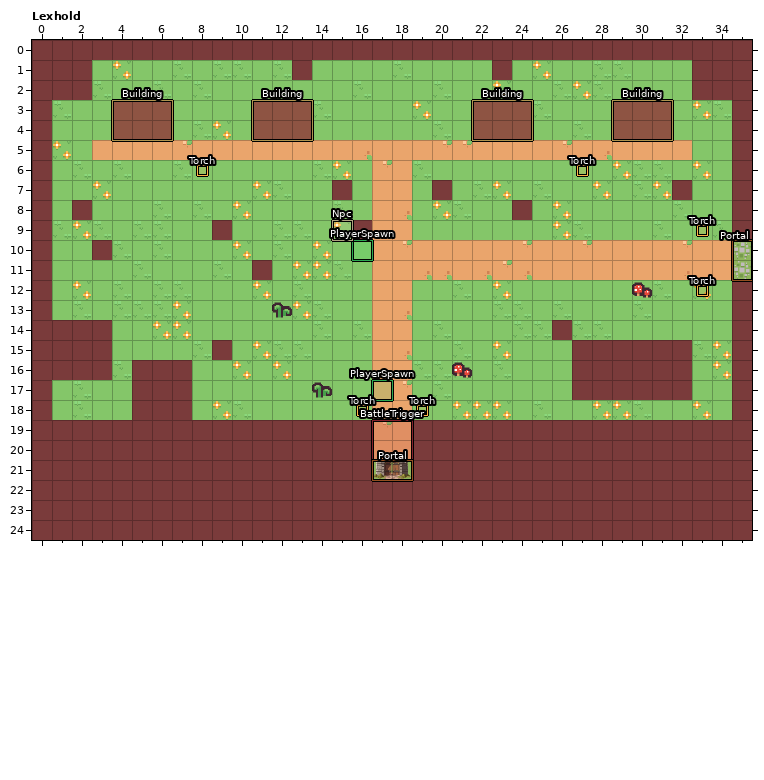
One commit to this LDtk project: assets/maps/chapter-1-misty-village.ldtk. The picture above is the old version.
Cells are 32x32 px. Shown: Lexhold x 0..35, y 0..24. The commit also changed other parts of the map, which this record leaves out.
And afterwards:
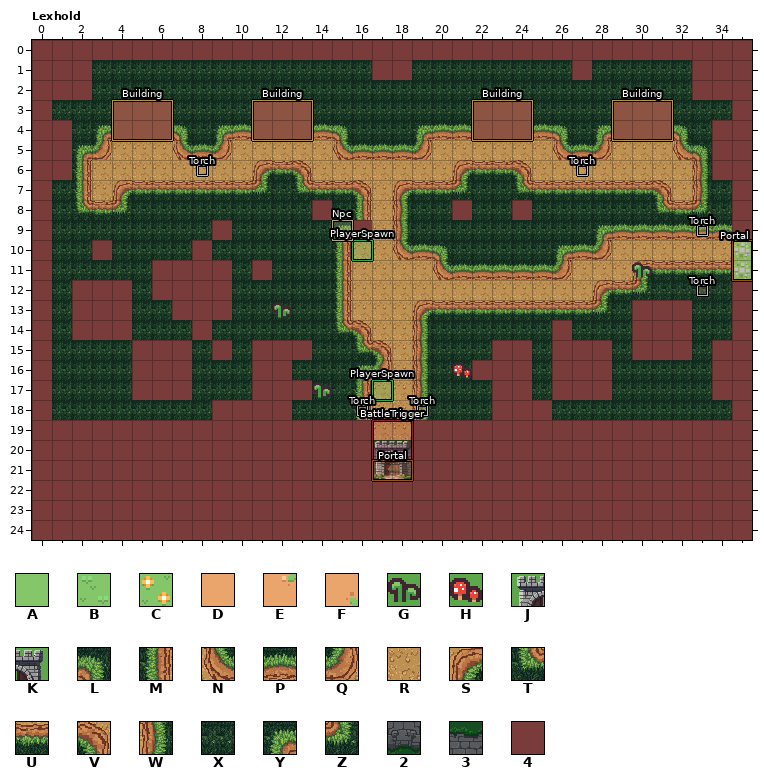
Key: from "Chapter_1": A 0, B 1, C 2, D 3, E 4, F 5, G 12, H 13, J 56, K 57, L 127, M 128, N 129, P 130, Q 132, R 133, S 134, T 135, U 136, V 137, W 138, X 139, Y 140, Z 142, 2 146, 3 152; from "Collision": 4 1 "Wall".
_ is an empty cell, # one hidden under a higher layer.
Change:
Layer "Ground":
y 1: x 3..32 ACAABABBAB#AAAABAAAA#ACAABBAAA -> XXXXXXXXXXXXXX##XXXXXXXX#XXXXX
y 2: x 3..32 BAABABAAAAAAABAAABAACAABCBAAAA -> XXXXXXXXXXXXXXXXXXXXXXXXXXXXXX
y 3: x 1..3 BAA -> XXX; x 7..10 AAAA -> XXXX; x 14..21 BAAAACAA -> XXXXXXXX; x 25..28 BAAA -> XXXX; x 32..34 ACB -> XXX
y 4: x 1..3 AAA -> #XY; x 7..10 ABCA -> LXYP; x 14..21 AAAAAABA -> PLXXXYPP; x 25..28 AABA -> PLXY; x 32..34 AAA -> LX#
y 5: x 1..34 CADDDDEDDDDDDDDFDDDEEDDDDEDFDDDDAA -> #YQRRRNPQRRRRRNPPPQRRRRRRNPQRRRNL#
y 6: x 1..34 ABABAABAAAAAABCAEDBAAAAAAAAACBBACA -> #MRRRRRRRRSUVRRRRRRRSUUVRRRRRRRRW#
y 7: x 1..34 AACAAAAAAACBAA#ADDA#ABCABAACABC#AA -> XMRSUUUUUUZXTUUVRSUUZXXTUUUUUUVRWX
y 8: x 1..23 A#AAABABACAAAABADFACBAA -> XTUZXXXXXXXXX#XMRWXX#XX; x 25..34 ACAAAAABAA -> XXXXXXTUZX
y 9: x 1..8 BCBABBAA -> XXXXXXXX; x 10..15 AABBAC -> XXXXXY; x 17..34 DDAAAAAAACBAAABAAB -> RWXXXXXXXXXYPPPPPP
y 10: x 1..2 AA -> XX; x 4..34 BABAAACABACAADEDDDDDEDDEDDDDEDD -> XXXX#XXXXXXMRRNPLXXXXXYPQRRRRRR
y 11: x 1..10 AAAABAAABA -> XXXXX####X; x 12..34 ACCBADDFFDFEFDDDDDDDFDD -> XXXMRRRRNPPPPPQRRRSUUUU
y 12: x 1..34 ACABABBAAACABAAADDAABACAAAAAAABACA -> X###X####XXXXXMRRRRRRRRRRRRSUZXXXX
y 13: x 1..34 ABABBBCAAAAACBAADFAAAABBABAAABAAAA -> X###XX###XXXXXMRRRSUUUUUUUUZX###XX
y 14: x 1 # -> X; x 4..25 AACCAAAAAABABDDABAAABB -> #XXX#XXXXXXTVRRWXXXXXX; x 27..34 BBAAAAAA -> XXX###XX
y 15: x 1..8 ###AAAAB -> XXXX###X; x 10..26 ACBBAAADFAABACAAA -> X###XXTVRWXXX##X#; x 29 # -> X; x 33..34 BC -> X#
y 16: x 1..4 ###B -> XXXX; x 8..26 AACACAAAADDBBBABAAA -> XXX##XXXYQRWXX###X#; x 29..34 ####AC -> XXXXX#
y 17: x 1..4 ABAA -> XXXX; x 8..26 AAAAAAAAADEABAAAAAA -> XXX###XXMRRWXXX##X#; x 29..34 ####AA -> XXXXX#
y 18: x 1..34 ABAA###ACBAAAAAADDAACCCABAACCBAACA -> XXXXXXXX####XXXMRRWXXX###XXXXXXXXX
y 19: x 17..18 ED -> RR
y 20: x 17..18 DD -> 33
y 21: x 17..18 AA -> 22
Layer "Decor":
y 1: x 13 # -> _; x 23 # -> _
y 7: x 32 # -> _
y 8: x 2 # -> _
y 11: x 30 _ -> G
y 12: x 30 H -> _
y 20: x 17..18 __ -> JK
Layer "Collision":
y 1: x 13 4 -> _; x 17..18 __ -> 44; x 23 4 -> _; x 27 _ -> 4
y 4..6: x 1 _ -> 4; x 34 _ -> 4
y 7: x 15 4 -> _; x 20 4 -> _; x 32 4 -> _
y 8: x 2 4 -> _; x 14 _ -> 4; x 21 _ -> 4
y 10: x 8 _ -> 4
y 11: x 6..9 ____ -> 4444
y 12: x 2..4 ___ -> 444; x 6..9 ____ -> 4444
y 13: x 2..4 ___ -> 444; x 7..9 ___ -> 444; x 30..32 ___ -> 444
y 14: x 1 4 -> _; x 4 _ -> 4; x 8 _ -> 4; x 30..32 ___ -> 444
y 15: x 1..3 444 -> ___; x 5..7 ___ -> 444; x 11..13 ___ -> 444; x 23..24 __ -> 44; x 26 _ -> 4; x 29 4 -> _; x 34 _ -> 4
y 16: x 1..3 444 -> ___; x 11..12 __ -> 44; x 22..24 ___ -> 444; x 26 _ -> 4; x 29..32 4444 -> ____; x 34 _ -> 4
y 17: x 11..13 ___ -> 444; x 23..24 __ -> 44; x 26 _ -> 4; x 29..32 4444 -> ____; x 34 _ -> 4
y 18: x 5..7 444 -> ___; x 9..12 ____ -> 4444; x 23..25 ___ -> 444
Changed places in both pictures, as pixel boxes (x1, y1, x2, y2):
changed: (52, 60, 732, 479)
